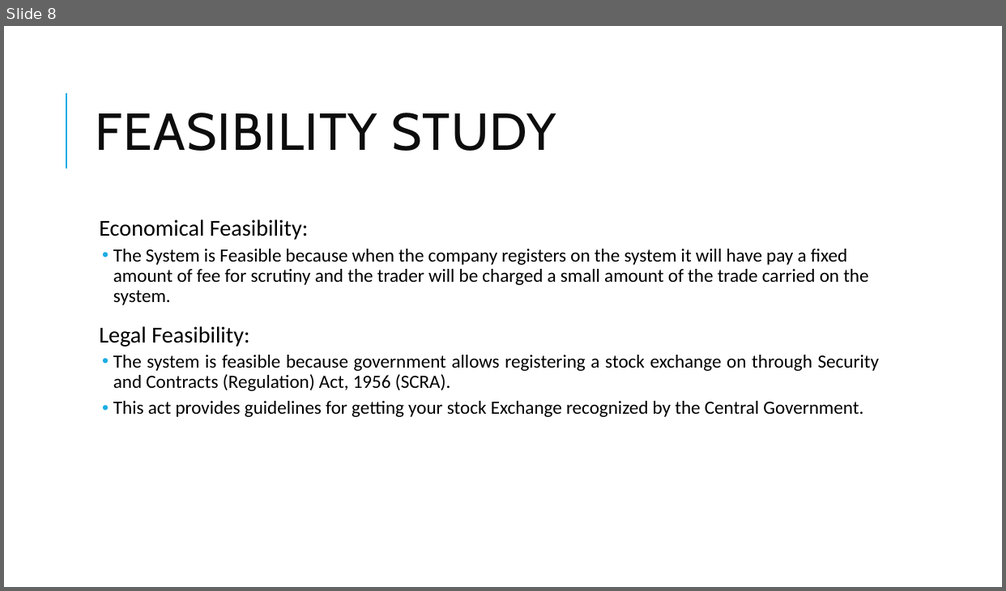
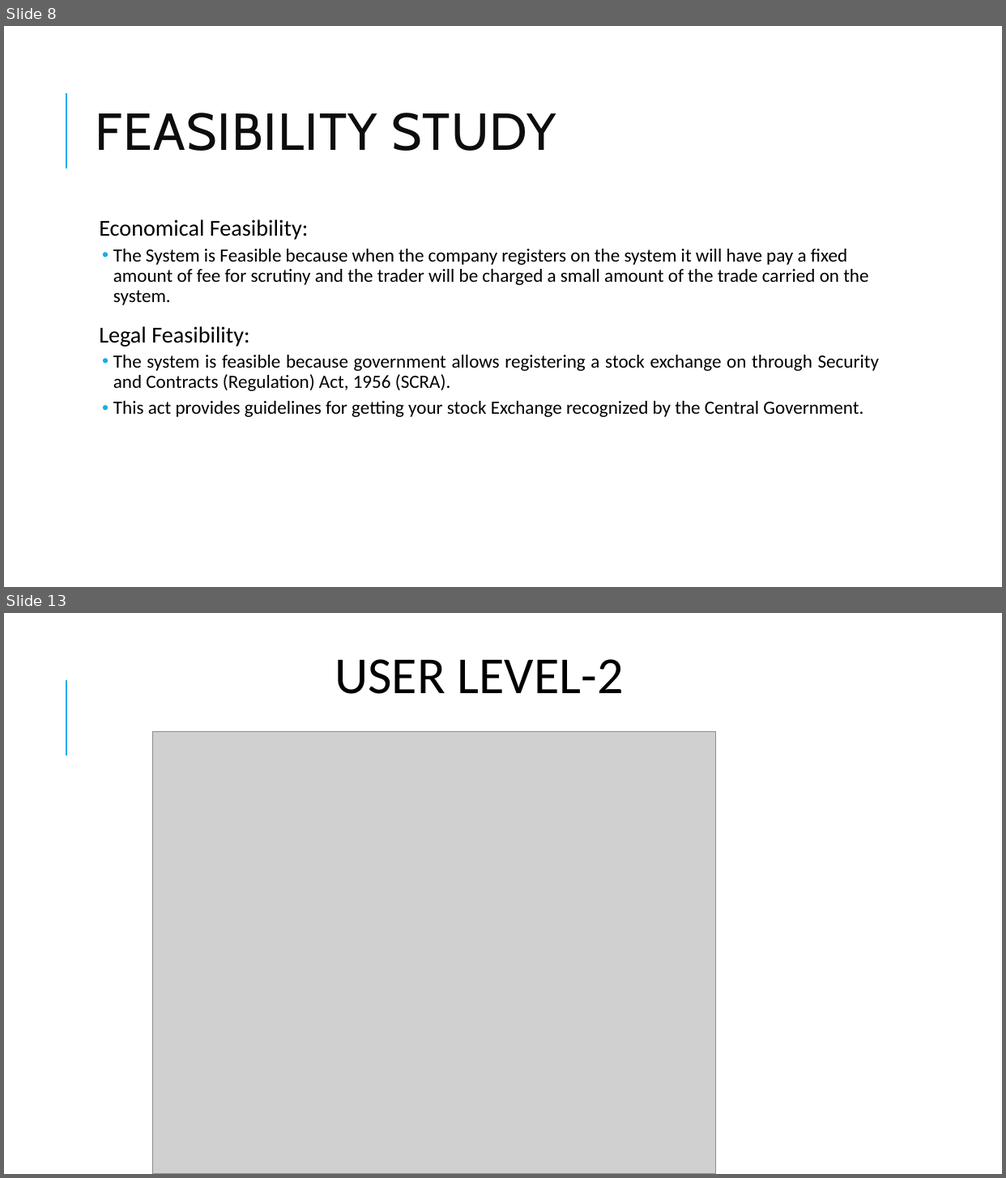
Before and after one commit to shreypateliya/Virtual-Stock-Market, a slide deck: Virtual Stock Market.pptx. Shown one above the other, each under a label of ours: slide 8 before the commit, slides 8 and 13 after it; the slides between them are not shown. The pictures are 1006x591 and 1006x1178 pixels, drawn with LibreOffice and Linux fonts; fonts in the diff are those of the drawing; grey boxes stand for pictures. Boxes give left, top, right and bottom in pixels: in the first picture for what was removed or moved away, otherwise in the second. Text is boxed around its words. In the diff, an @@ line names an element or a change of style, - is before the commit and + after.

```diff
--- a/Virtual Stock Market.pptx
+++ b/Virtual Stock Market.pptx
@@ slide 13 added at bbox=[4, 613, 1002, 1174], background #FFFFFF; not listed: 1 template element that a slide beside it also shows @@
@@ text added at bbox=[334, 659, 624, 694], 50 pt, text #000000 @@
+USER LEVEL-2
@@ picture added at bbox=[152, 732, 715, 1174] @@
```
Also in this commit, not shown: 11 other slides added.
